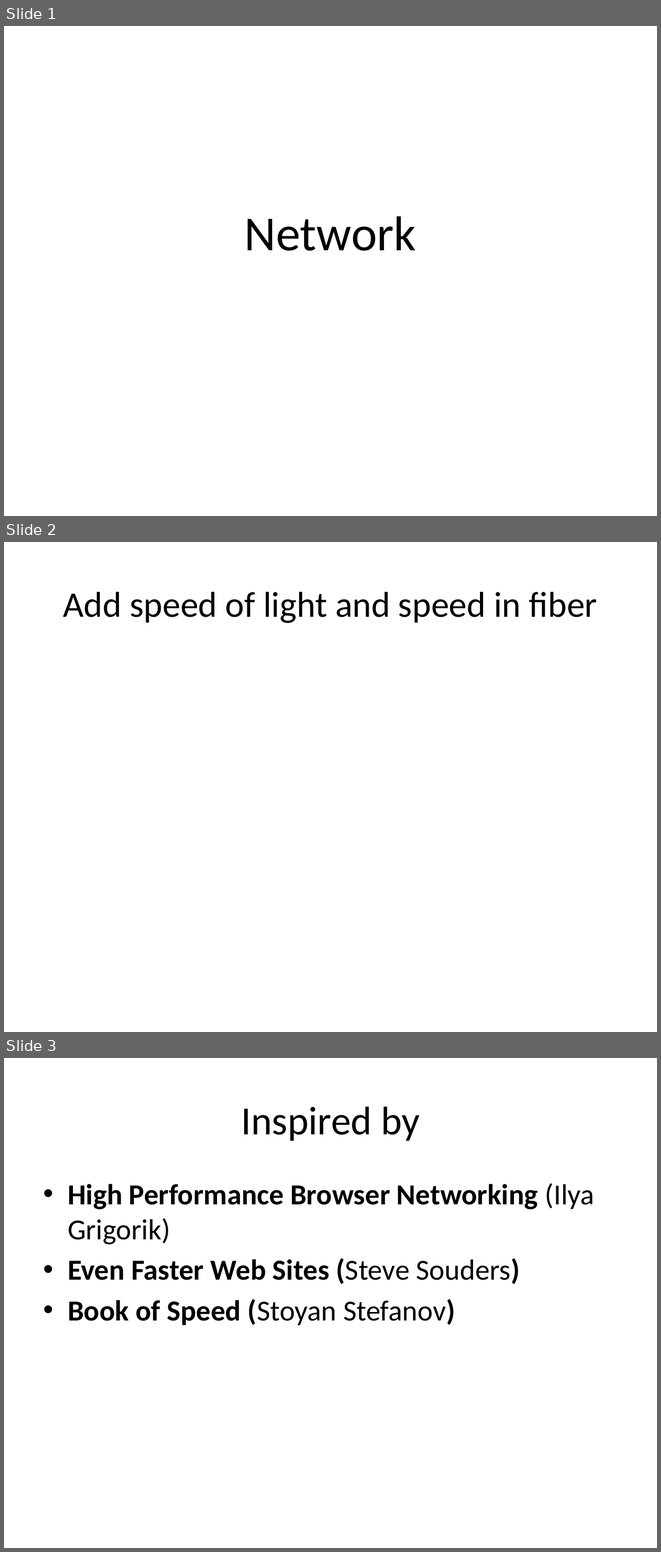
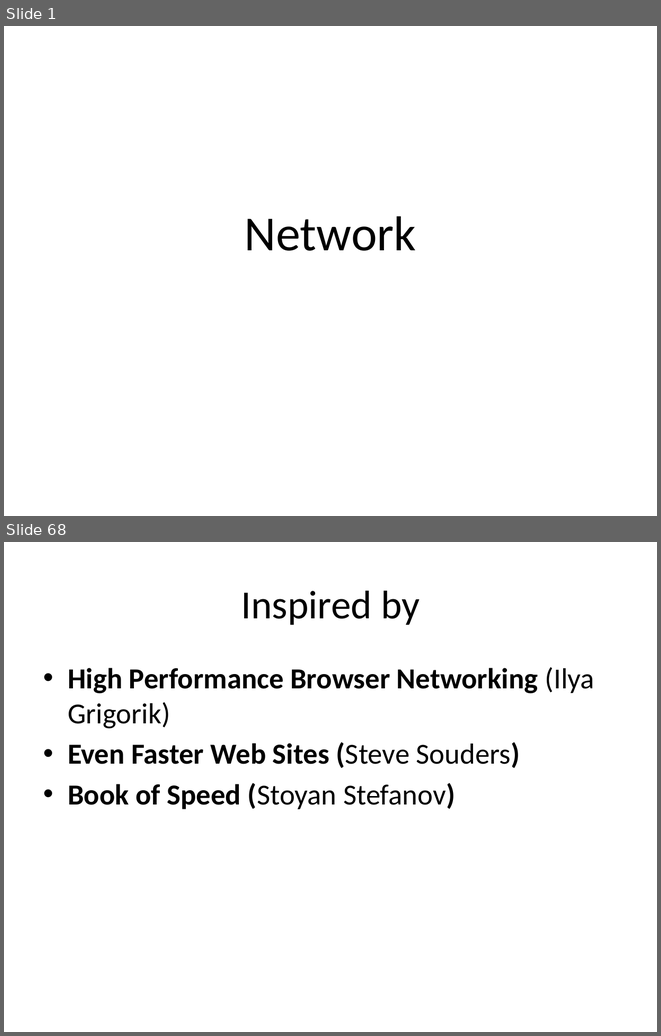
Before and after one commit to dzmitry-varabei/front-end-course, a slide deck: network.pptx. Shown one above the other, each under a label of ours: slides 1, 2 and 3 before the commit, slides 1 and 68 after it; the slides between them are not shown. The pictures are 661x1552 and 661x1036 pixels, drawn with LibreOffice and Linux fonts; fonts in the diff are those of the drawing. Boxes give left, top, right and bottom in pixels: in the first picture for what was removed or moved away, otherwise in the second. Text is boxed around its words. In the diff, an @@ line names an element or a change of style, - is before the commit and + after.

```diff
--- a/network.pptx
+++ b/network.pptx
@@ slide 2 removed at [4,542,657,1032], background #FFFFFF @@
@@ title removed at [63,592,598,623] @@
-Add speed of light and speed in fiber
@@ what was slide 3 is now slide 68 @@
```
Also in this commit, not shown: 1 slide changed, 2 slides added, 1 other file.
